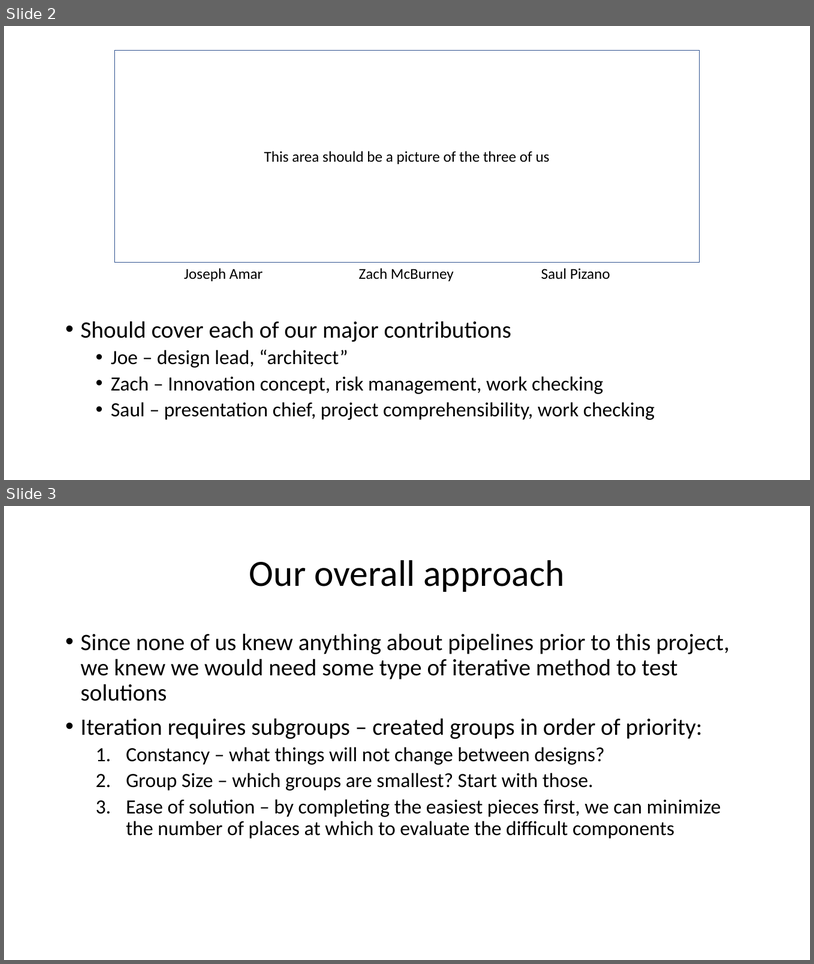
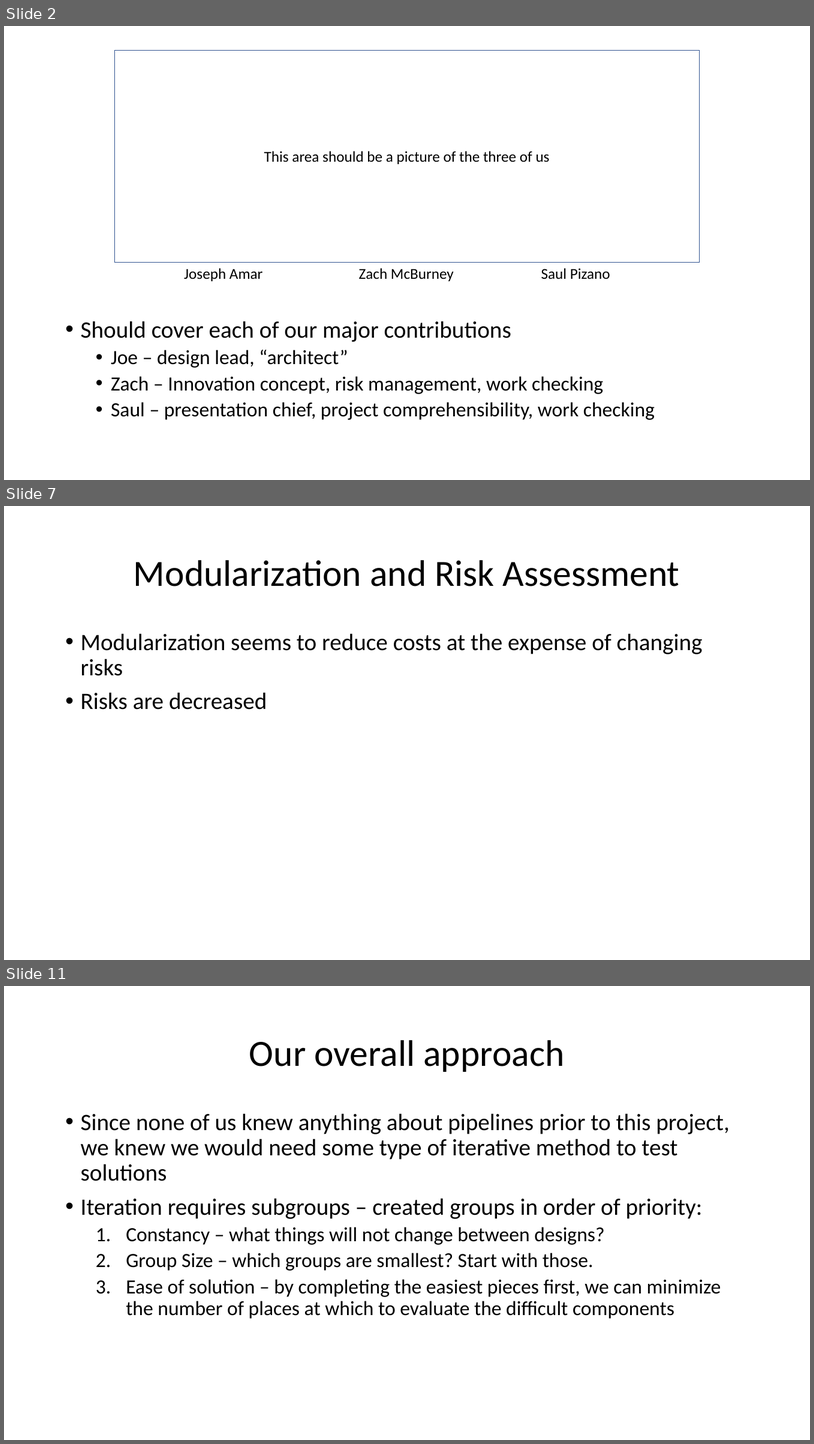
Before and after one commit to jamar1391/hello-world, a slide deck: dev/fluor/The AquaDucks/The AquaDucks Presentation.pptx. Shown one above the other, each under a label of ours: slides 2 and 3 before the commit, slides 2, 7 and 11 after it; the slides between them are not shown. The pictures are 814x964 and 814x1444 pixels, drawn with LibreOffice and Linux fonts; fonts in the diff are those of the drawing. Boxes give left, top, right and bottom in pixels: in the first picture for what was removed or moved away, otherwise in the second. Text is boxed around its words. In the diff, an @@ line names an element or a change of style, - is before the commit and + after.

```diff
--- a/dev/fluor/The AquaDucks/The AquaDucks Presentation.pptx
+++ b/dev/fluor/The AquaDucks/The AquaDucks Presentation.pptx
@@ slide 7 added at [4,506,810,960], background #FFFFFF @@
@@ title added at [134,560,680,586], 44 pt, text #000000 @@
+Modularization and Risk Assessment
@@ text added at [81,633,703,709], 28 pt, text #000000 @@
+• Modularization seems to reduce costs at the expense of changing risks
+• Risks are decreased
@@ what was slide 3 is now slide 11 @@
```
Also in this commit, not shown: 1 slide changed, 7 other slides added, 1 slide removed.
